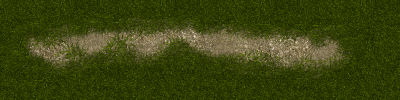
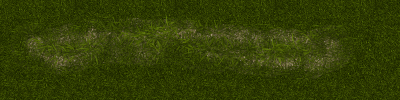
Layers edited between the first and the second 400x100 image:
added layer "Grass 0.1" above "Grass Full Size" over [21, 14, 329, 74]
painted on "Grass Full Size" over [6, 19, 363, 77]
showed "Over Sand 0.30", painted on it over [6, 14, 363, 79]
